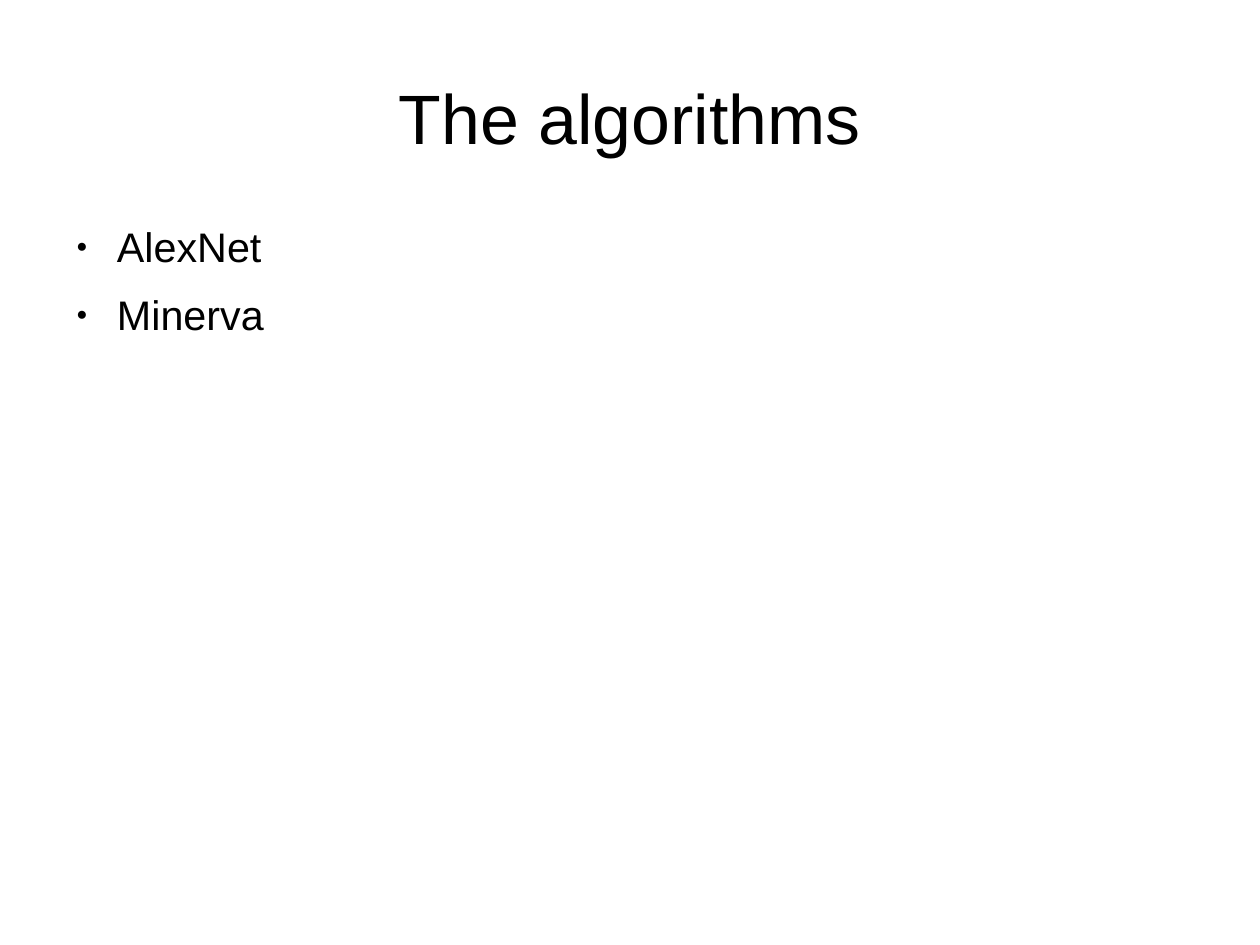
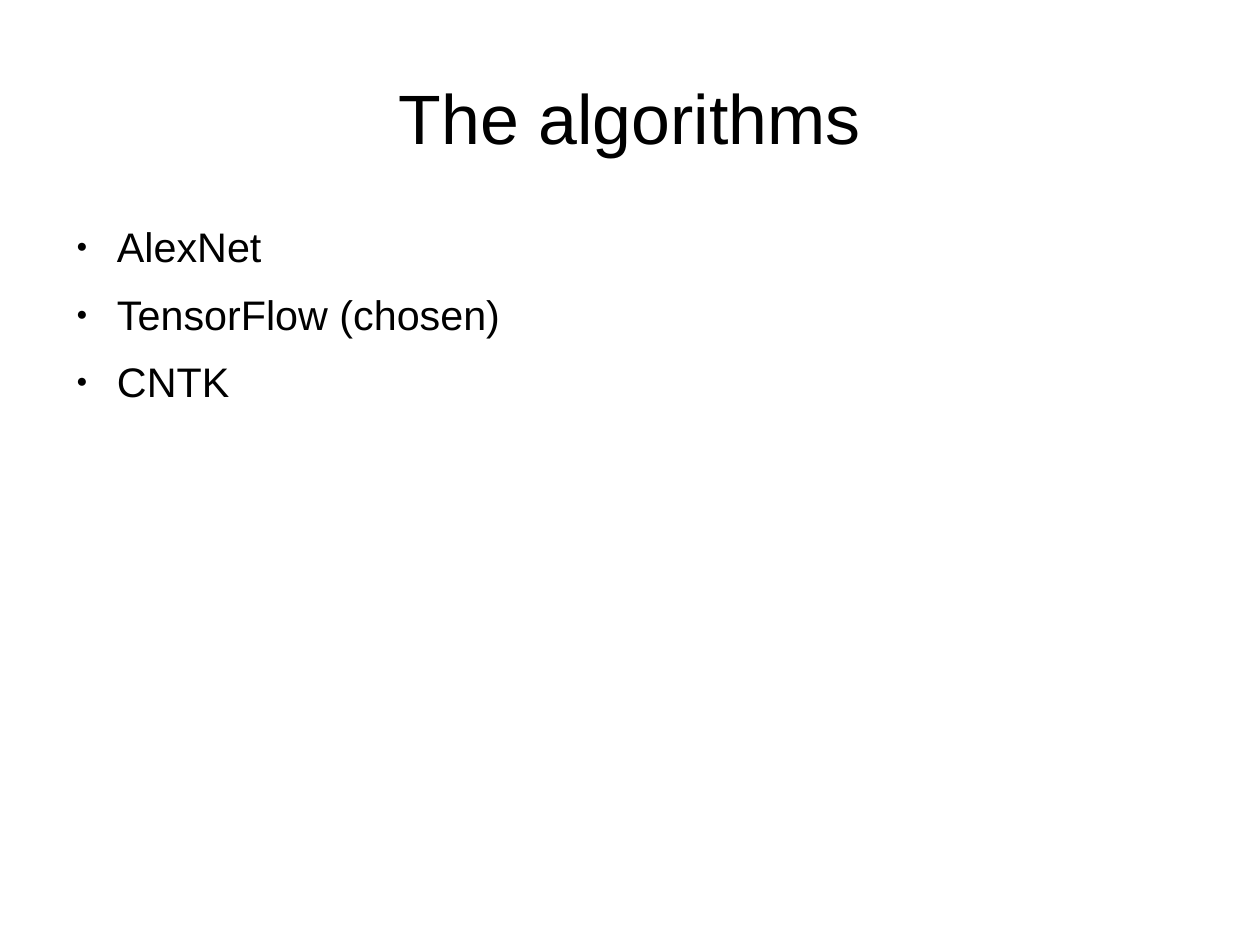
Before and after one commit to xxlatgh/Crop-doctor, a slide deck: slide 5 of deliveries/capstone_outline.odp (slide 6 before the commit). Drawn at 1260x945 pixels with LibreOffice and Linux fonts; fonts in the diff are those of the drawing. Boxes give left, top, right and bottom in pixels: in the first picture for what was removed or moved away, otherwise in the second. Text is boxed around its words. In the diff, an @@ line names an element or a change of style, - is before the commit and + after.

```diff
--- a/deliveries/capstone_outline.odp
+++ b/deliveries/capstone_outline.odp
@@ text at (x1=117, y1=300, x2=500, y2=398): text changed @@
-● Minerva
+● TensorFlow (chosen)
+● CNTK
```
Also in this commit, not shown: 1 slide added.
